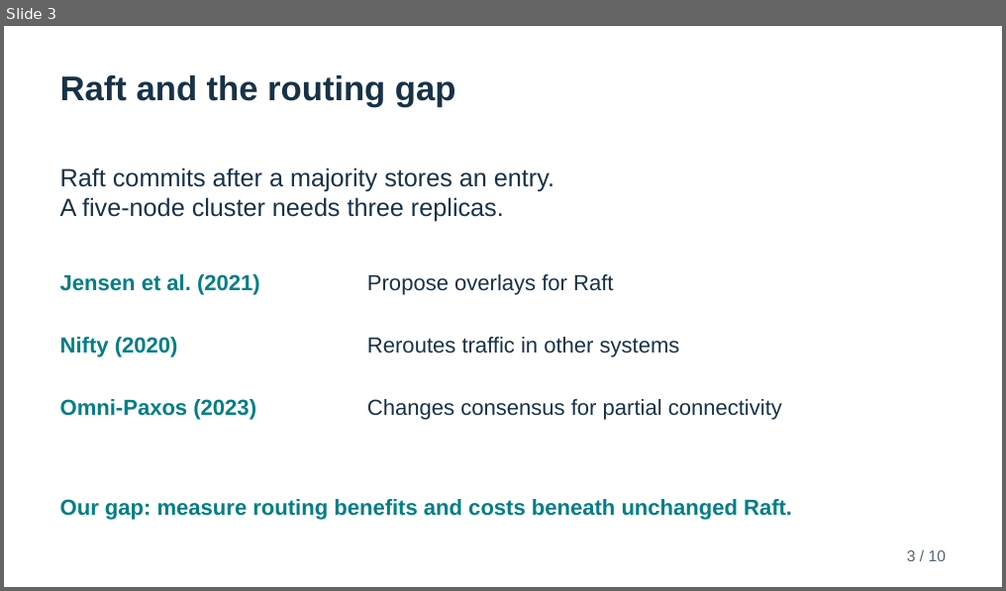
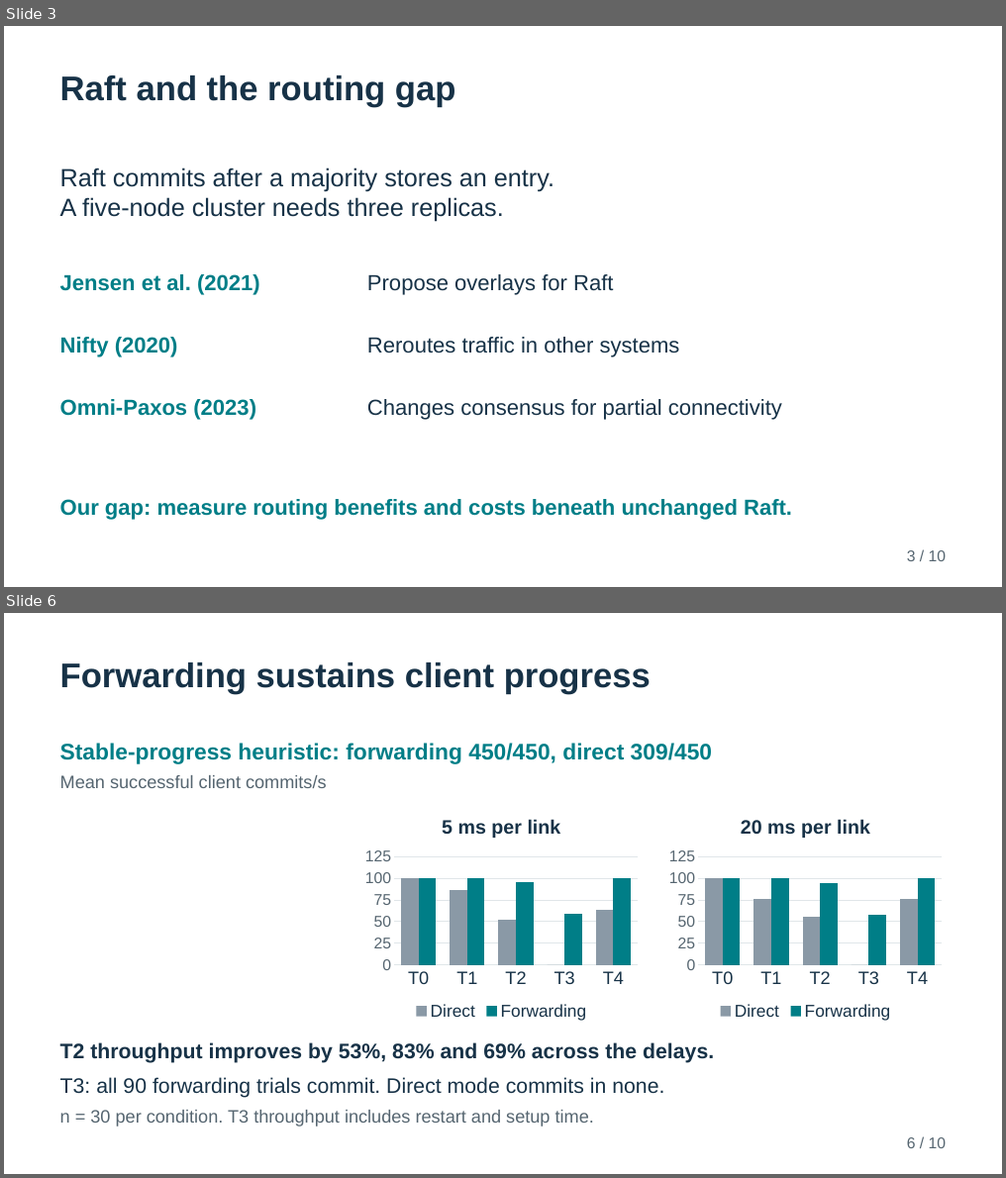
Before and after one commit to TheArtemis/II2202-HT26-Research-Methodology-and-Scientific-Writing, a slide deck: docs/presentation/II2202-final-presentation.pptx. Shown one above the other, each under a label of ours: slide 3 before the commit, slides 3 and 6 after it; the slides between them are not shown. The pictures are 1006x591 and 1006x1178 pixels, drawn with LibreOffice and Linux fonts; fonts in the diff are those of the drawing. Boxes give left, top, right and bottom in pixels: in the first picture for what was removed or moved away, otherwise in the second. Text is boxed around its words. In the diff, an @@ line names an element or a change of style, - is before the commit and + after.

```diff
--- a/docs/presentation/II2202-final-presentation.pptx
+++ b/docs/presentation/II2202-final-presentation.pptx
@@ slide 6 added at (4,613,1002,1174), background #FFFFFF @@
@@ text added at (60,663,650,694), 33 pt, text #173247, bold @@
+Forwarding sustains client progress
@@ text added at (60,743,712,764), 21.8 pt, text #007E87, bold @@
+Stable-progress heuristic: forwarding 450/450, direct 309/450
@@ text added at (60,775,327,788), 17.2 pt, text #556570 @@
+Mean successful client commits/s
@@ column chart added at (359,802,644,1025) @@
+title "5 ms per link "
+categories: T0, T1, T2, T3, T4
+Direct: 100, 87, 52, 0, 63
+Forwarding: 100, 100, 96, 59, 100
@@ column chart added at (663,802,947,1025) @@
+title "20 ms per link "
+categories: T0, T1, T2, T3, T4
+Direct: 100, 76, 56, 0, 77
+Forwarding: 100, 100, 94, 57, 100
@@ text added at (60,1043,714,1063), 20.2 pt, text #173247, bold @@
+T2 throughput improves by 53%, 83% and 69% across the delays.
@@ text added at (60,1077,664,1098), 20.2 pt, text #173247 @@
+T3: all 90 forwarding trials commit. Direct mode commits in none.
@@ text added at (60,1110,594,1127), 17.2 pt, text #556570 @@
+n = 30 per condition. T3 throughput includes restart and setup time.
@@ text added at (907,1138,946,1149), 15 pt, text #556570 @@
+6 / 10
```
Also in this commit, not shown: 5 slides changed, 1 slide removed, 2 other files.
